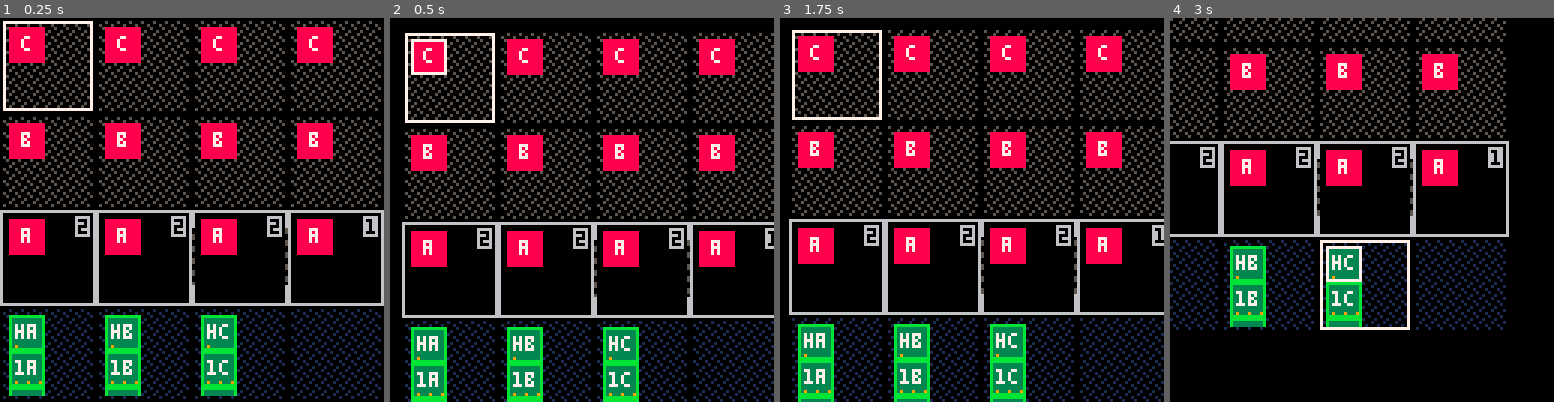
Above: before the commit, frames 1-4 (left to right).
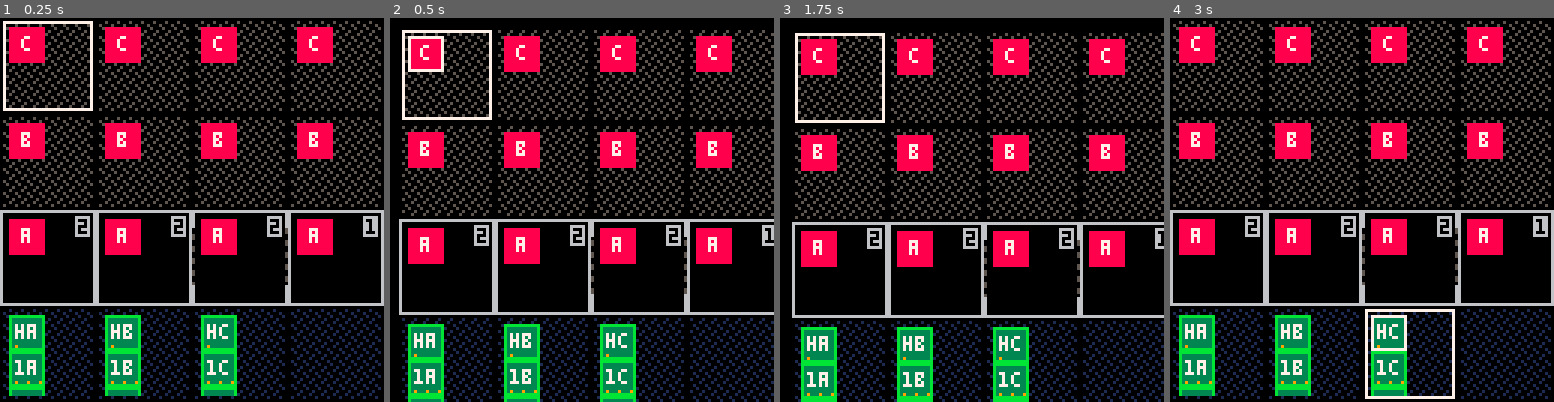
Above: after the commit, the same moments.

Repository: bancliffe/fof
Game: PICO-8 cartridge fof.p8
Two runs of this game, one before a commit and one after it. Both use one fixed random seed, a clock stepped at 60 frames per second and the inputs below.
Inputs:
- Up to frame 1 (0.25 s): no input
- Up to frame 2 (0.5 s): tap X (X key) at 0.33 s
- Up to frame 3 (1.75 s): tap O (Z key) at 0.7, 1.7 s; tap X (X key) at 1.07 s; hold Right from 1.6 s (still down)
- Up to frame 4 (3 s): tap X (X key) at 1.85, 2.97 s; release Right at 2.1 s; tap O (Z key) at 2.1, 2.5, 2.9 s; hold Up 2.15-2.42 s; hold Right from 2.47 s (still down)

Frame 1 is identical in both runs. In frame 2, 17% of the frame differs, in the area x 2-100%, y 3-100%; in frame 3, 17%; in frame 4, 42%, in the area x 0-100%, y 0-100%.

Commit message:
Started implementing phases

Diff:
--- a/states/map.lua
+++ b/states/map.lua
@@ -1,5 +1,4 @@
 state.map={
-
     popups={},
     init=function(self)
         music(-1)
@@ -14,6 +13,9 @@
         camera_dest={x=0,y=0}
         cam={x=0,y=0}
 
+        game_phases = {"hq events","defense mission: enemy activation", "command phase", "activation segment", "initiative segment","offense mission: enemy activation","capture & retreat", "at combat & vehicle movement", "combat phase","cleanup"}
+        current_game_phase = 1
+
         menuitem(1, "generate mission", setup_test_mission)
         menuitem(2, "show los: OFF",
             function()
@@ -25,6 +27,7 @@
     end,
 
     update=function(self)
+        -- TODO: Make this whole function replacable by expected update functions
         input:update()
         if #self.popups > 0 then
             local popup = self.popups[#self.popups]
@@ -35,67 +38,12 @@
             return
         end
 
-        if not camera_focused then
-            if input.LEFT then selected_terrain.x = (selected_terrain.x - 1) % 4 end
-            if input.RIGHT then selected_terrain.x = (selected_terrain.x + 1) % 4 end
-            if input.UP then selected_terrain.y = (selected_terrain.y - 1) % 4 end
-            if input.DOWN then selected_terrain.y = (selected_terrain.y + 1) % 4 end
-        else
-            if input.LEFT or input.UP then
-                selected_unit -= 1
-                if selected_unit < 1 then selected_unit = #game_map[selected_terrain.x][selected_terrain.y].units end
-            end
-            if input.RIGHT or input.DOWN then
-                selected_unit += 1
-                if selected_unit > #game_map[selected_terrain.x][selected_terrain.y].units then selected_unit = 1 end
-            end
-            for i=1, #game_map[selected_terrain.x][selected_terrain.y].units do
-                game_map[selected_terrain.x][selected_terrain.y].units[i].is_selected = (i == selected_unit)
-            end
-        end
-
-        if input.O then
-            if not camera_focused then
-                local popup = make_popup("return to main menu?", 2, 2, 124, 36, true)
-                add(self.popups, popup)
-            else
-                camera_focused = false
-                local tile = game_map[selected_terrain.x][selected_terrain.y]
-                if #tile.units >0 then
-                    game_map[selected_terrain.x][selected_terrain.y].units[selected_unit].is_selected = false
-                    selected_unit = 1
-                end
-            end
-            selected_unit = 1
-        end
-
-        if input.X then
-            if not camera_focused and #self.popups == 0 then
-                camera_focused = true
-                local tile = game_map[selected_terrain.x][selected_terrain.y]
-                if #tile.units > 0 then
-                   tile.units[selected_unit].is_selected=true
-                end
-            else
-                popup_tile_contents = make_popup("view tile contents", 2, 2, 124, 124, true)
-                popup_tile_contents.update = popup_update_view_tile_contents
-                popup_tile_contents.draw = popup_draw_view_tile_contents
-                add(self.popups, popup_tile_contents)
-            end
-        end
-
-        if input.L1 then
-            show_los = not show_los
-            menuitem(nil, "show los: "..(show_los and "ON" or "OFF"))
-        end
-
         if camera_focused then
-            camera_dest.x = (selected_terrain.x * 32)-4
-            camera_dest.y = (selected_terrain.y * 32)-4
-        else
-            camera_dest.x = 0
-            camera_dest.y = 0
-        end
+            update_tile_focused()
+        else
+            update_default_map()
+        end
+
         cam.x=lerp(cam.x,camera_dest.x,0.25)
         cam.y=lerp(cam.y,camera_dest.y,0.25)
         if cam.x > 0 and cam.x < 0.1 or cam.x < 0 and cam.x > -0.1 then cam.x=0 end
@@ -146,6 +94,73 @@
             end
         end
     end
+end
+
+function update_tile_focused()
+    if input.LEFT or input.UP then
+        selected_unit -= 1
+        if selected_unit < 1 then selected_unit = #game_map[selected_terrain.x][selected_terrain.y].units end
+    end
+    if input.RIGHT or input.DOWN then
+        selected_unit += 1
+        if selected_unit > #game_map[selected_terrain.x][selected_terrain.y].units then selected_unit = 1 end
+    end
+    for i=1, #game_map[selected_terrain.x][selected_terrain.y].units do
+        game_map[selected_terrain.x][selected_terrain.y].units[i].is_selected = (i == selected_unit)
+    end
+
+    if input.O then
+        camera_focused = false
+        local tile = game_map[selected_terrain.x][selected_terrain.y]
+        if #tile.units >0 then
+            game_map[selected_terrain.x][selected_terrain.y].units[selected_unit].is_selected = false
+            selected_unit = 1
+        end
+        selected_unit = 1
+    end
+
+    if input.X then
+        if #state.map.popups == 0 then
+            popup_tile_contents = make_popup("view tile contents", 2, 2, 124, 124, true)
+            popup_tile_contents.update = popup_update_view_tile_contents
+            popup_tile_contents.draw = popup_draw_view_tile_contents
+            add(state.map.popups, popup_tile_contents)
+        end
+    end
+
+    camera_dest.x = (selected_terrain.x * 32)-4
+    camera_dest.y = (selected_terrain.y * 32)-4
+end
+
+function draw_tile_focused()
+end
+
+function update_default_map()
+    if input.LEFT then selected_terrain.x = (selected_terrain.x - 1) % 4 end
+    if input.RIGHT then selected_terrain.x = (selected_terrain.x + 1) % 4 end
+    if input.UP then selected_terrain.y = (selected_terrain.y - 1) % 4 end
+    if input.DOWN then selected_terrain.y = (selected_terrain.y + 1) % 4 end
+
+    if input.O then
+        local popup = make_popup("return to main menu?", 2, 2, 124, 36, true)
+        add(state.map.popups, popup)
+        selected_unit = 1
+    end
+
+    if input.X then
+        if #state.map.popups == 0 then
+            camera_focused = true
+            local tile = game_map[selected_terrain.x][selected_terrain.y]
+            if #tile.units > 0 then
+                tile.units[selected_unit].is_selected=true
+            end
+        end
+    end
+    camera_dest.x = 0
+    camera_dest.y = 0
+end
+
+function draw_default_map()
 end
 
 function get_los_from_tile(start_x, start_y, direction)
Not shown, changed: log.txt
